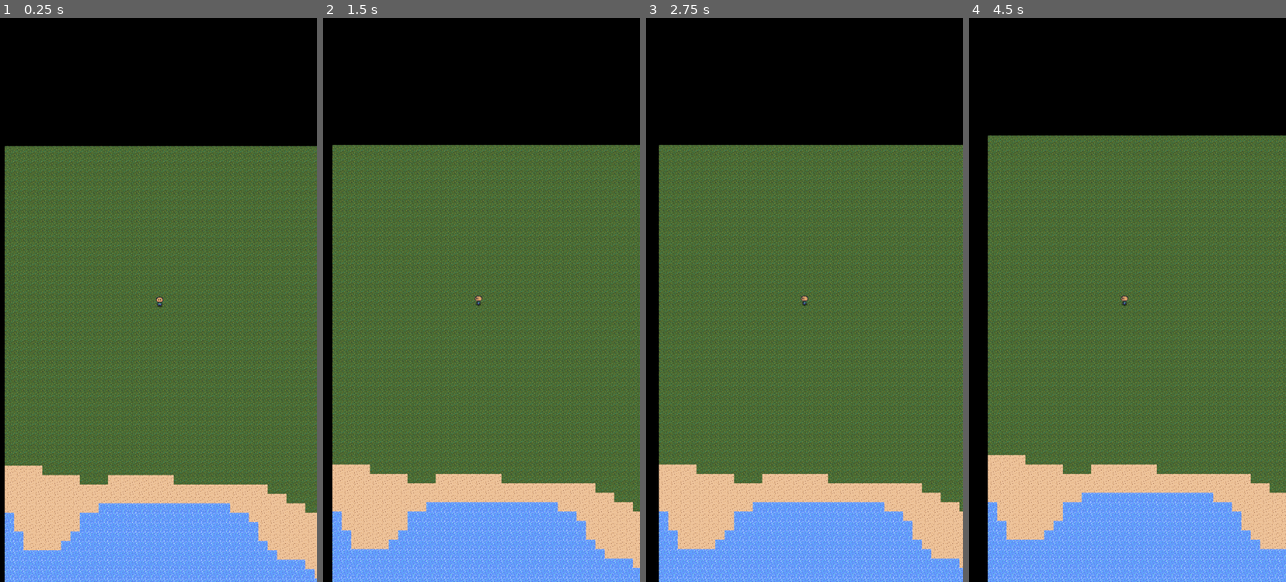
Above: before the commit, frames 1-4 (left to right).
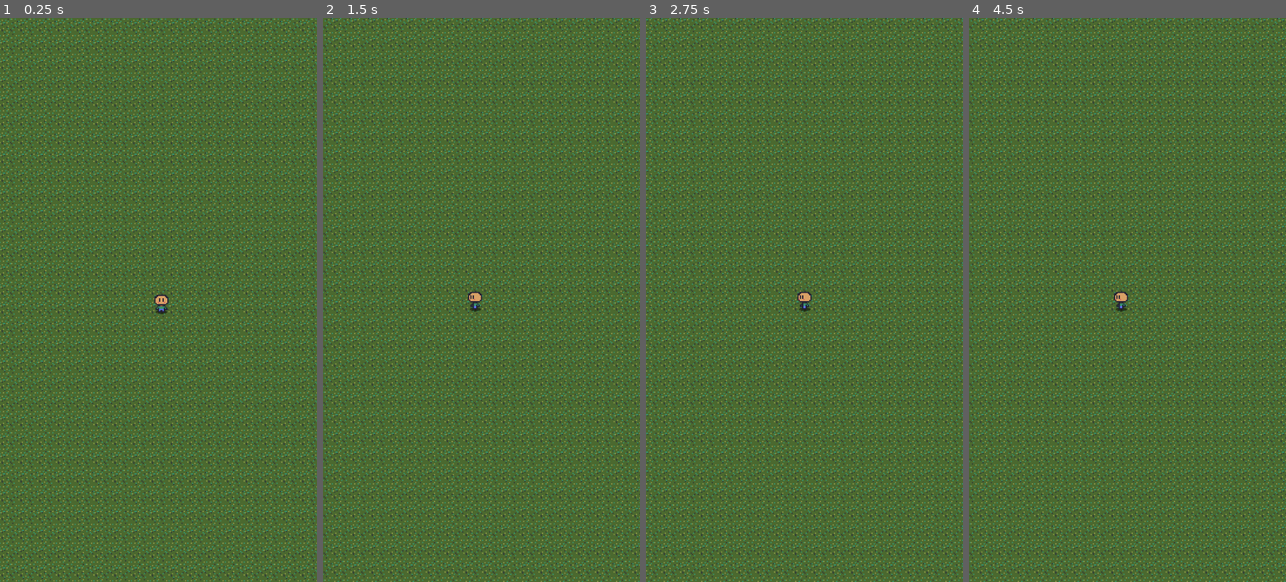
Above: after the commit, the same moments.

Repository: Eliasdbr/mobilesandbox
Game: Godot game, scene res://scenes/world.tscn
Two runs of this game, one before a commit and one after it. Both use one fixed random seed, a clock stepped at 60 frames per second and the inputs below.
Inputs (mouse positions are in pixels of both pictures, inside the frame that each line leads up to):
- Up to frame 1 (0.25 s): no input
- Up to frame 2 (1.5 s): move the mouse to (551, 271) at 0.52 s; press the mouse at (551, 271) at 0.53 s; tap Enter at 1.25 s; move the mouse to (418, 328) at 1.27 s; release the mouse at (418, 328) at 1.28 s; click (418, 328) at 1.35 s
- Up to frame 3 (2.75 s): move the mouse to (836, 175) at 2.02 s; press the mouse at (836, 175) at 2.03 s
- Up to frame 4 (4.5 s): tap Space at 2.75 s; move the mouse to (1111, 412) at 2.77 s; release the mouse at (1111, 412) at 2.78 s; click (1111, 412) at 2.85 s; move the mouse to (1222, 384) at 3.52 s; press the mouse at (1222, 384) at 3.53 s; tap Enter at 4.25 s; move the mouse to (1032, 215) at 4.27 s; release the mouse at (1032, 215) at 4.28 s; click (1032, 215) at 4.35 s

The runs differ from the first frame. In frame 1, 58% of the frame differs, in the area x 0-100%, y 0-100%; in frame 2, 59%; in frame 3, 59%; in frame 4, 61%.

Commit message:
Chunk Loading and Unloading based on player position

Diff:
--- a/components/terrain_generator.gd
+++ b/components/terrain_generator.gd
@@ -1,5 +1,11 @@
 class_name TerrainGenerator
 extends Node
+
+# Initial seed
+@export var SEED: int = 0
+
+# Tile size, in pixels
+const TILE_SIZE: int = 16
 
 # Chunk size, in squared tiles
 @export var CHUNK_SIZE: int = 16
@@ -31,8 +37,24 @@
 	[0,0,0,0,0,0,0,0,0,0,0,0,0,0,0,0]
 ]
 
-# Generate a chunk at a certain chunk coordinate
-func generateChunk(chunkCoord: Vector2i) -> void:
+## key: Vector2i, value: bool?
+var loadedChunks: Dictionary = {}
+
+## Gets the current chunk based on a position in the world
+func getChunkPosition(pos: Vector2) -> Vector2i:
+	var chunkPos = terrain_node.local_to_map(pos) / CHUNK_SIZE
+	return chunkPos
+
+## Generate a chunk at a certain chunk coordinate
+func generateChunkAt(chunkCoord: Vector2i) -> void:
+	#print(loadedChunks)
+	# If the chunk is already loaded, return.
+	if loadedChunks.has(chunkCoord):
+		#print("Chunk already loaded")
+		return
+
+	loadedChunks[chunkCoord] = true
+
 	# Gets the noise values for the tile_data
 	for y in range(CHUNK_SIZE):
 		for x in range(CHUNK_SIZE):
@@ -61,3 +83,48 @@
 				0,
 				Vector2i(terrain_data[y][x],0)
 			)
+
+## Loads a chunk area from a position
+func loadChunksAreaAt(pos: Vector2, squaredArea: float) -> void:
+	var chunkSquaredArea = roundi(squaredArea / CHUNK_SIZE / TILE_SIZE)
+	var chunksRange = range(-chunkSquaredArea/2, chunkSquaredArea/2)
+	#print("Chunk Squared Area: ", chunkSquaredArea)
+	#print(chunksRange)
+	for y in chunksRange:
+		for x in chunksRange:
+			generateChunkAt(getChunkPosition(pos) + Vector2i( x, y))
+	print("Loaded Chunks: ", len(loadedChunks))
+
+## Unloads a chunk with the given coordinates
+func unloadChunkAt(chunkCoord: Vector2i) -> void:
+	# If the chunk is not loaded, return.
+	if not loadedChunks.has(chunkCoord):
+		#print("No need to unload chunk")
+		return
+
+	loadedChunks.erase(chunkCoord)
+
+	# Erases the tile data
+	for y in range(CHUNK_SIZE):
+		for x in range(CHUNK_SIZE):
+			terrain_node.erase_cell(
+				Vector2i(x,y) + (chunkCoord * CHUNK_SIZE)
+			)
+
+## Unloads furthest chunks
+func unloadFurthestChunksFrom(pos: Vector2, distance: float = 512) -> void:
+	#print("---unloadFurthestChunks---")
+	#print("loadedChunks: ", loadedChunks)
+	for currentChunk in loadedChunks.keys():
+		var currChunkPos = (
+			Vector2(currentChunk * CHUNK_SIZE * TILE_SIZE)
+			# Center of the chunk, instead of top-left corner
+			+ Vector2(CHUNK_SIZE * TILE_SIZE / 2, CHUNK_SIZE * TILE_SIZE / 2)
+		)
+		var currentChunkDistance = currChunkPos.distance_to(pos)
+		#print("Current chunk pos: ", currChunkPos, " distance: ", currentChunkDistance)
+		if currentChunkDistance > distance:
+			unloadChunkAt(currentChunk)
+
+func _ready() -> void:
+	noise.seed = SEED
--- a/project.godot
+++ b/project.godot
@@ -35,6 +35,8 @@
 2d_physics/layer_2="characters"
 2d_physics/layer_3="items"
 2d_physics/layer_4="projectiles"
+2d_physics/layer_31="render_trigger"
+2d_physics/layer_32="render_detector"
 
 [rendering]
 
--- a/scenes/world.gd
+++ b/scenes/world.gd
@@ -1,19 +1,46 @@
 extends Node2D
 
+@export var player: Node2D
 @export var terrain_generator: TerrainGenerator
+@export var render_boundary: Area2D
+@export var render_boundary_collision: CollisionShape2D
+@export var camera: Camera2D
+
+var cameraViewHeight: float
+var cameraViewWidth: float
+
+func _onRenderBoundaryExit(exitingArea: Area2D) -> void:
+	#print("viewport height: ", cameraViewHeight)
+	var newPos = exitingArea.global_position
+	#print("newPos: ", newPos)
+	# Gets a vector from the center of the current boundary area, to the point
+	# where the player exited the area. This is to get a direction in which to
+	# generate the next chunks
+	var directionFromCenter = (newPos - render_boundary.global_position).normalized()
+	#print("directionFromCenter: ", directionFromCenter)
+	terrain_generator.loadChunksAreaAt(newPos + directionFromCenter * cameraViewHeight / 2, cameraViewHeight * 2)
+	# unloads the furthest chunks
+	terrain_generator.unloadFurthestChunksFrom(newPos, cameraViewHeight)
+	# repositions the boundary
+	render_boundary.global_position = newPos
+	#print("Area exited", newPos)
 
 # Called when the node enters the scene tree for the first time.
 func _ready() -> void:
-	# Generates 4 contigous chunks
-	terrain_generator.generateChunk(Vector2i(0,0))
-	terrain_generator.generateChunk(Vector2i(0,-1))
-	terrain_generator.generateChunk(Vector2i(-1,0))
-	terrain_generator.generateChunk(Vector2i(-1,-1))
-	terrain_generator.generateChunk(Vector2i(0,1))
-	terrain_generator.generateChunk(Vector2i(1,0))
-	terrain_generator.generateChunk(Vector2i(1,1))
-	terrain_generator.generateChunk(Vector2i(1,-1))
-	terrain_generator.generateChunk(Vector2i(-1,1))
+	# Sets the camera view height for the rendering
+	cameraViewWidth = camera.get_viewport_rect().size.x / camera.zoom.x
+	cameraViewHeight = camera.get_viewport_rect().size.y / camera.zoom.y
+
+	# Sets the correct render boundary
+	render_boundary_collision.shape.set("size", Vector2(cameraViewWidth / 2, cameraViewHeight / 2) )
+
+	# Generates first chunks
+	terrain_generator.loadChunksAreaAt(Vector2.ZERO, cameraViewHeight * 2)
+
+	# Positions the player at the center of chunk 0,0
+	#var spawnPoint = Vector2(1,1) * terrain_generator.CHUNK_SIZE * terrain_generator.TILE_SIZE / 2
+	#player.position = spawnPoint
+	#render_boundary.global_position = spawnPoint
 
 
 # Called every frame. 'delta' is the elapsed time since the previous frame.
--- a/scenes/world.tscn
+++ b/scenes/world.tscn
@@ -34,6 +34,12 @@
 custom_data_layer_0/type = 1
 sources/0 = SubResource("TileSetAtlasSource_rr327")
 
+[sub_resource type="RectangleShape2D" id="RectangleShape2D_8ius4"]
+size = Vector2(128, 128)
+
+[sub_resource type="RectangleShape2D" id="RectangleShape2D_y3krv"]
+size = Vector2(8, 8)
+
 [sub_resource type="Animation" id="Animation_n2tes"]
 resource_name = "Hop"
 length = 0.15
@@ -119,9 +125,13 @@
 "RESET": SubResource("Animation_x1v0s")
 }
 
-[node name="World" type="Node2D" node_paths=PackedStringArray("terrain_generator")]
+[node name="World" type="Node2D" node_paths=PackedStringArray("player", "terrain_generator", "render_boundary", "render_boundary_collision", "camera")]
 script = ExtResource("1_gmtj2")
+player = NodePath("Player")
 terrain_generator = NodePath("TerrainGenerator")
+render_boundary = NodePath("RenderBoundary")
+render_boundary_collision = NodePath("RenderBoundary/CollisionShape2D")
+camera = NodePath("Camera2D")
 
 [node name="TerrainGenerator" type="Node" parent="." node_paths=PackedStringArray("terrain_node")]
 script = ExtResource("2_ue5xl")
@@ -129,6 +139,7 @@
 noise = ExtResource("3_d7b0i")
 
 [node name="Camera2D" type="Camera2D" parent="." node_paths=PackedStringArray("nodeToFollow")]
+zoom = Vector2(2, 2)
 position_smoothing_enabled = true
 script = ExtResource("4_8i6pb")
 nodeToFollow = NodePath("../Player")
@@ -136,6 +147,15 @@
 [node name="Terrain" type="TileMapLayer" parent="."]
 texture_filter = 1
 tile_set = SubResource("TileSet_xneio")
+
+[node name="RenderBoundary" type="Area2D" parent="."]
+collision_layer = 2147483648
+collision_mask = 1073741824
+monitorable = false
+
+[node name="CollisionShape2D" type="CollisionShape2D" parent="RenderBoundary"]
+shape = SubResource("RectangleShape2D_8ius4")
+debug_color = Color(0, 0.595, 0.7, 0.25098)
 
 [node name="Player" type="Node2D" parent="." node_paths=PackedStringArray("sprite", "sprite_anchor", "tile_collision_checker", "tilemap", "animations")]
 script = ExtResource("1_5mnuq")
@@ -145,6 +165,14 @@
 tilemap = NodePath("../Terrain")
 animations = NodePath("AnimationPlayer")
 
+[node name="RenderNotifier" type="Area2D" parent="Player"]
+collision_layer = 1073741824
+collision_mask = 2147483648
+monitoring = false
+
+[node name="CollisionShape2D" type="CollisionShape2D" parent="Player/RenderNotifier"]
+shape = SubResource("RectangleShape2D_y3krv")
+
 [node name="SwipeMovement" type="Node" parent="Player"]
 script = ExtResource("5_ftpdt")
 
@@ -158,6 +186,7 @@
 }
 
 [node name="SpriteAnchor" type="Node2D" parent="Player"]
+position = Vector2(0, -5)
 
 [node name="Shadow" type="Polygon2D" parent="Player/SpriteAnchor"]
 position = Vector2(0, 8)
@@ -170,4 +199,5 @@
 hframes = 4
 region_rect = Rect2(0, 0, 16, 16)
 
+[connection signal="area_exited" from="RenderBoundary" to="." method="_onRenderBoundaryExit"]
 [connection signal="onSwipe" from="Player/SwipeMovement" to="Player" method="_onSwipe"]
Not shown: 1 places in scenes/world.tscn that only renumber resources
